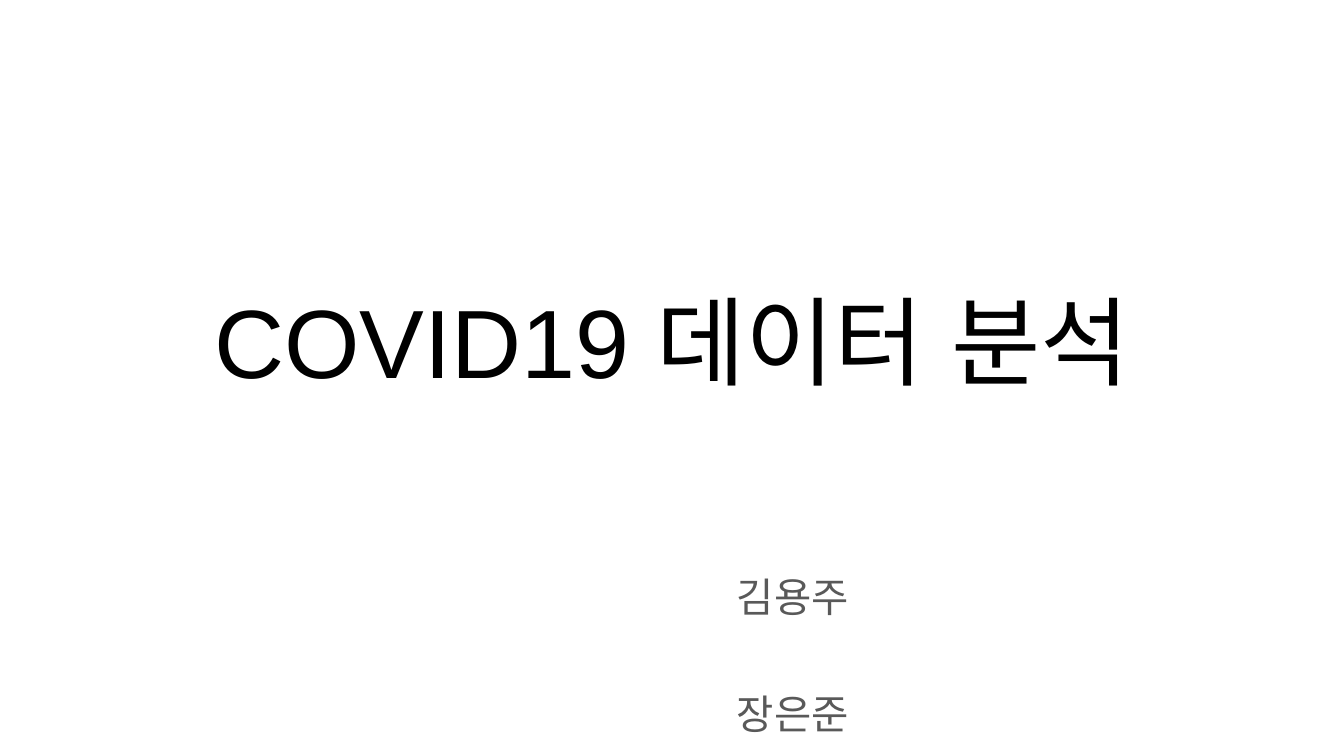
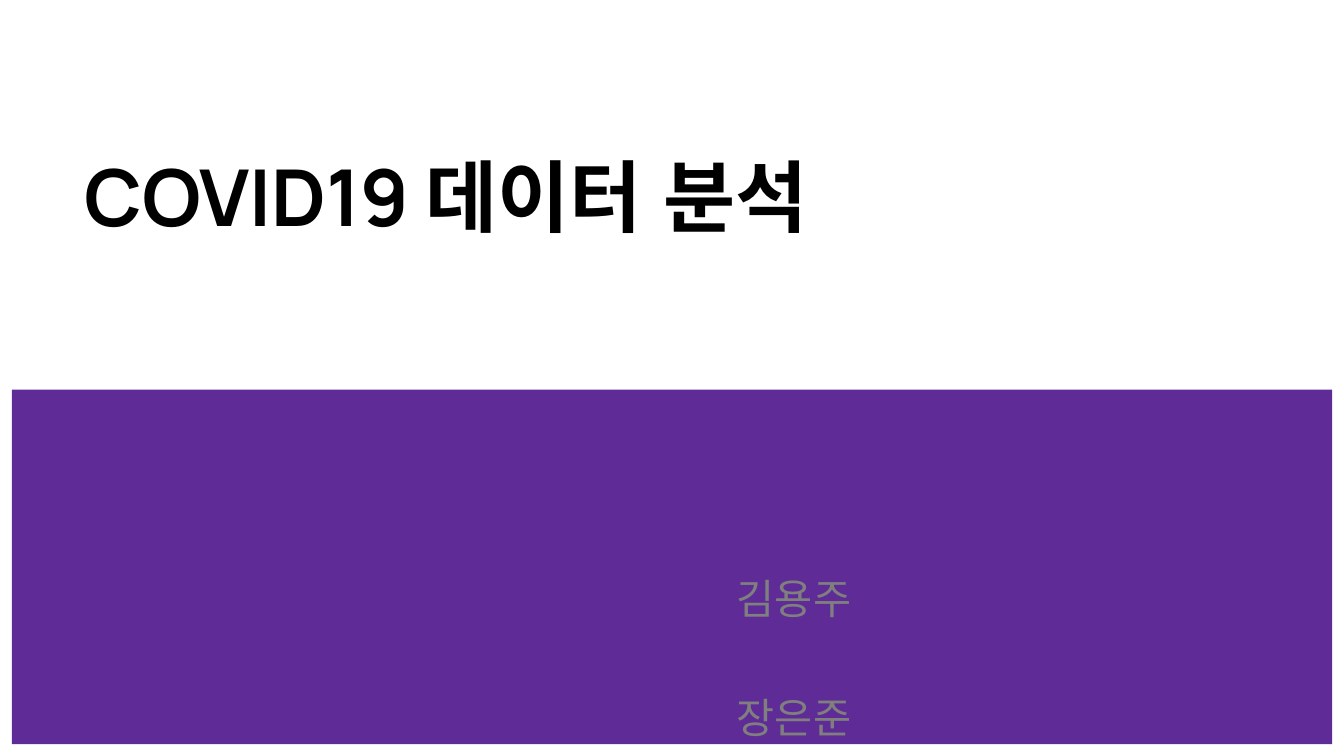
Before and after one commit to kurt7191/covid19, a slide deck: slide 1 of docs/COVID19 데이터 분석 (1).pptx. Drawn at 1344x756 pixels with LibreOffice and Linux fonts; fonts in the diff are those of the drawing. Boxes give left, top, right and bottom in pixels: in the first picture for what was removed or moved away, otherwise in the second. Text is boxed around its words. In the diff, an @@ line names an element or a change of style, - is before the commit and + after.

```diff
--- a/docs/COVID19 데이터 분석 (1).pptx
+++ b/docs/COVID19 데이터 분석 (1).pptx
@@ title "COVID19 데이터 분석": place and size @@
-title "COVID19 데이터 분석" at (214, 297, 1129, 386)
+title "COVID19 데이터 분석" at (85, 160, 807, 233)
@@ title "COVID19 데이터 분석" at (85, 160, 807, 233): size 52 to 42 pt, font Arial to Manrope, bold on; alignment centre to left @@
@@ rectangle added at (12, 390, 1332, 745), fill #5E2B97 @@
@@ subtitle "김용주" at (737, 580, 851, 736): size 21.7 to 22.2 pt, font Arial to Karla, text colour #595959 to #7F7F7F @@
```
Also in this commit, not shown: 23 other slides changed, 2 slides added, 5 other files.
